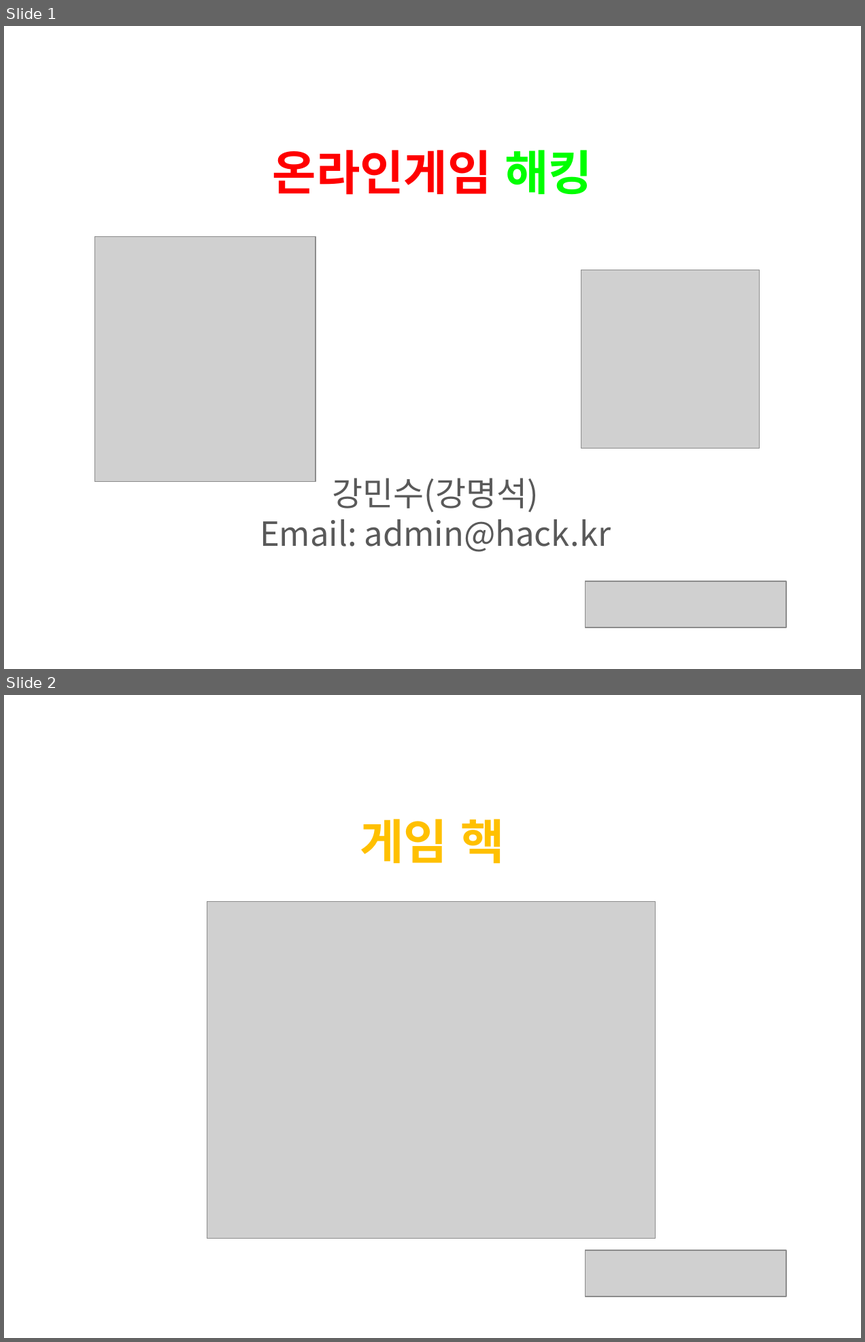
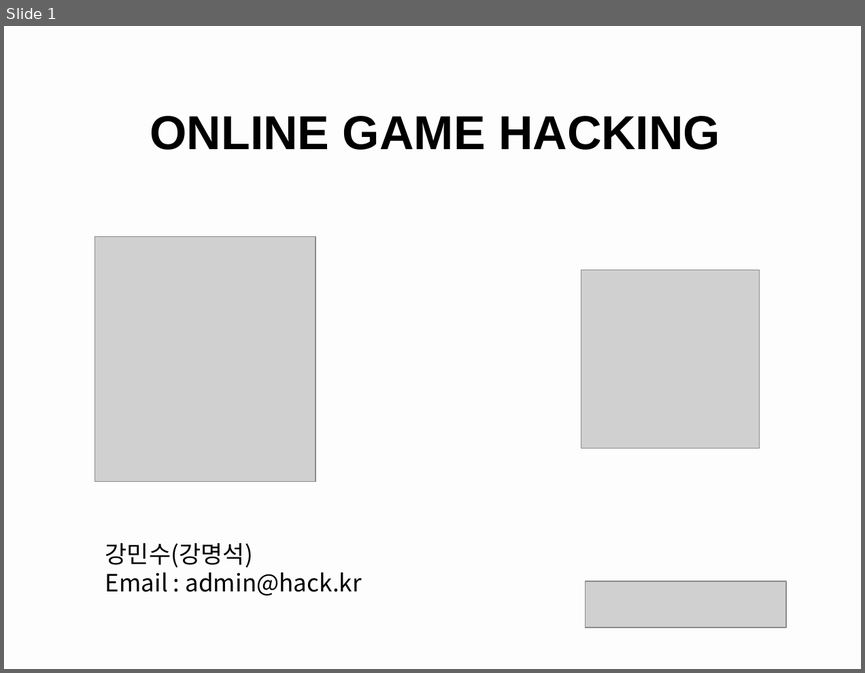
Before and after one commit to Empier/CodeEngn_2018, a slide deck: ##########################################################Code_Engn[강민수].pptx. Shown one above the other, each under a label of ours: slides 1 and 2 before the commit, slide 1 after it. The pictures are 865x1342 and 865x673 pixels, drawn with LibreOffice and Linux fonts; fonts in the diff are those of the drawing; grey boxes stand for pictures. Boxes give left, top, right and bottom in pixels: in the first picture for what was removed or moved away, otherwise in the second. Text is boxed around its words. In the diff, an @@ line names an element or a change of style, - is before the commit and + after.

```diff
--- a/##########################################################Code_Engn[강민수].pptx
+++ b/##########################################################Code_Engn[강민수].pptx
@@ slide 2 removed at <box>4,695,861,1338</box>, background #FFFFFF @@
@@ text removed at <box>360,819,504,864</box> @@
-게임 핵
@@ picture removed at <box>207,902,655,1238</box> @@
@@ picture removed at <box>585,1250,786,1297</box> @@
@@ slide 1 changed as well @@
@@ background #FFFFFF to #F5F5F5 at 20% opacity @@
@@ text at <box>150,116,720,150</box>: text changed; font Noto Sans CJK KR to Arial; text colour #FF0000 to #000000 @@
-온라인게임 해킹
+ONLINE GAME HACKING
@@ text "강민수(강명석)": place and size @@
-text "강민수(강명석)" at <box>260,478,611,552</box>
+text "강민수(강명석)" at <box>105,543,361,595</box>
@@ text at <box>105,543,253,567</box>: size 28 to 20 pt, text colour #595959 to #000000 in "강민수(강명석)"; alignment centre to left @@
@@ text at <box>105,572,361,595</box>: text changed; size 28 to 20 pt; text colour #595959 to #000000 @@
-Email: admin@hack.kr
+Email : admin@hack.kr
```
Also in this commit, not shown: 13 other slides changed, 4 slides added, 2 other slides removed, 1 other file.
